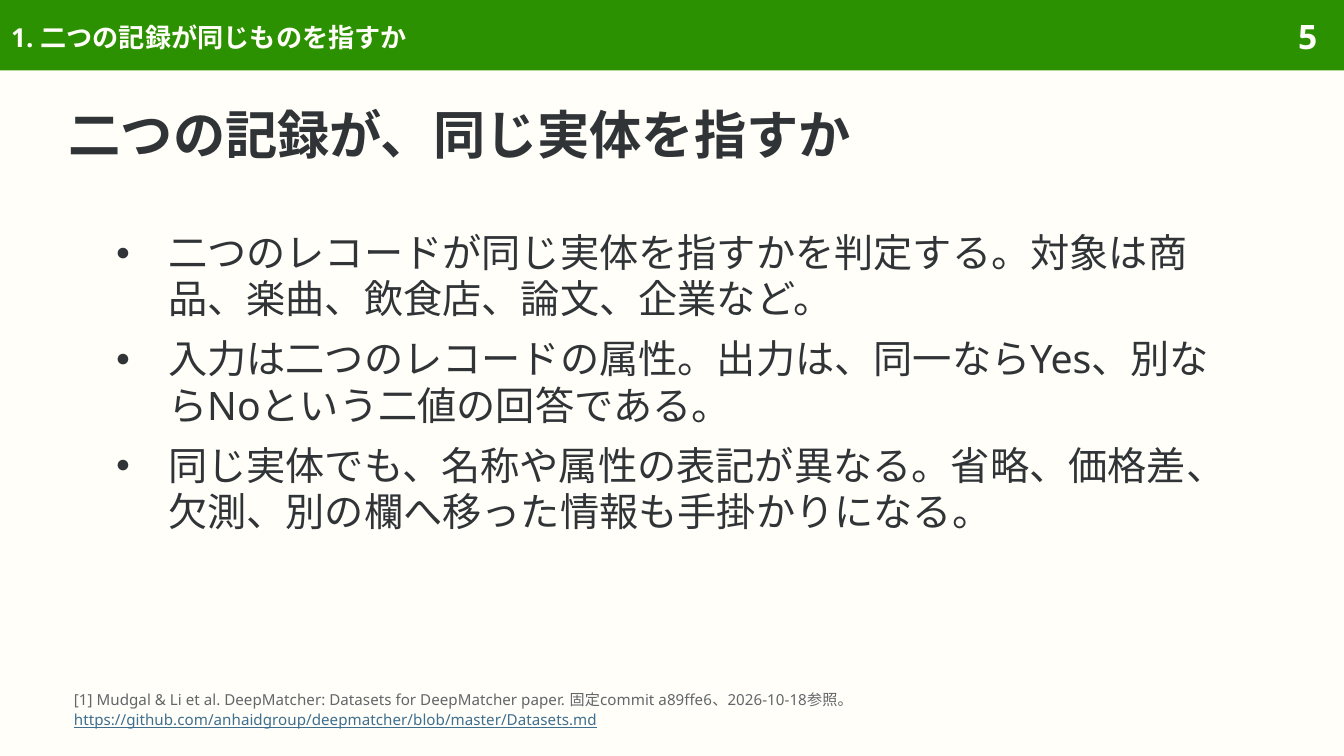
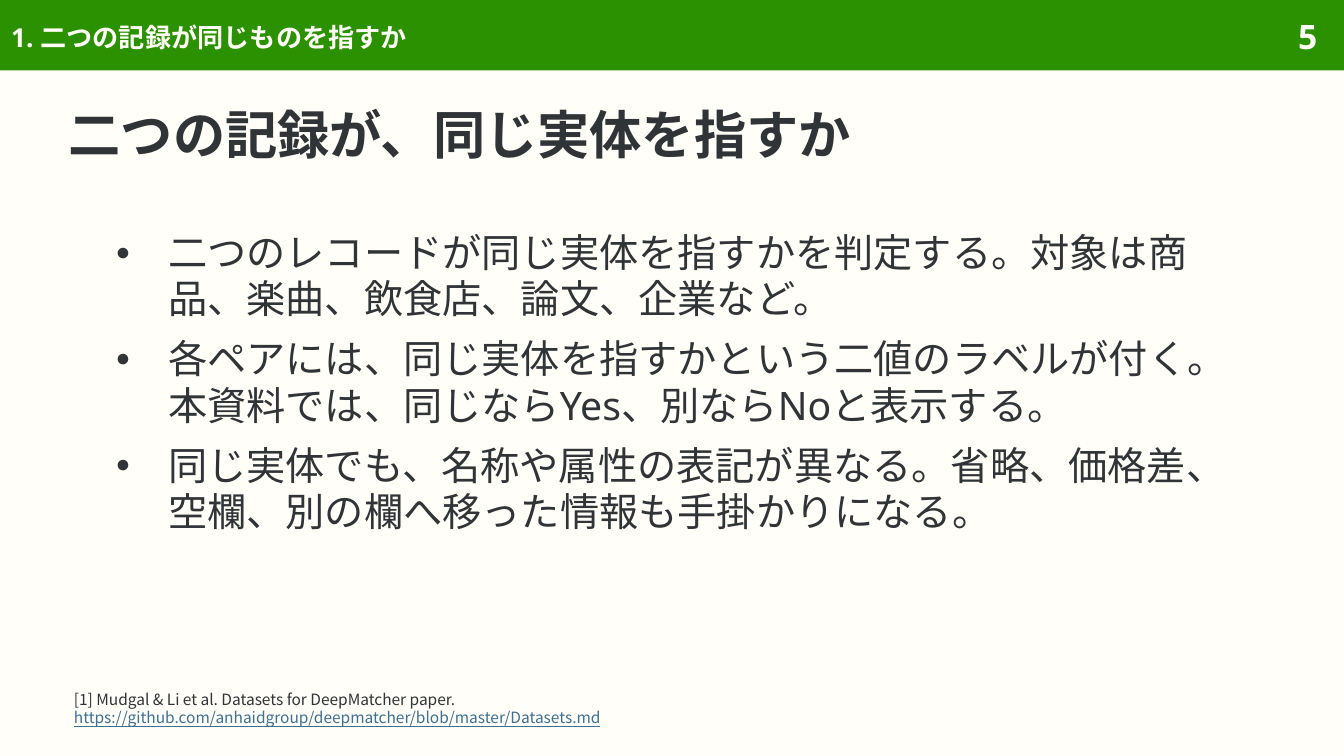
Before and after one commit to sasakiy84/datasets-in-10-minutes, a slide deck: slide 5 of slides/datasets-in-10-minutes-entity-matching.pptx. Drawn at 1344x756 pixels with LibreOffice and Linux fonts; fonts in the diff are those of the drawing. Boxes give left, top, right and bottom in pixels: in the first picture for what was removed or moved away, otherwise in the second. Text is boxed around its words. In the diff, an @@ line names an element or a change of style, - is before the commit and + after.

Commit message:
Rebuild entity matching around DeepMatcher datasets and record linkage

```diff
--- a/slides/datasets-in-10-minutes-entity-matching.pptx
+++ b/slides/datasets-in-10-minutes-entity-matching.pptx
@@ text at (168,340,1226,530): text changed @@
-● 入力は二つのレコードの属性。出力は、同一ならYes、別ならNoという二値の回答である。
-● 同じ実体でも、名称や属性の表記が異なる。省略、価格差、欠測、別の欄へ移った情報も手掛かりになる。
+● 各ペアには、同じ実体を指すかという二値のラベルが付く。本資料では、同じならYes、別ならNoと表示する。
+● 同じ実体でも、名称や属性の表記が異なる。省略、価格差、空欄、別の欄へ移った情報も手掛かりになる。
@@ text at (74,692,456,709): text changed; size 8.1 to 8.3 pt; font Noto Sans to Noto Sans CJK JP; text colour #626669 to #303437 @@
-[1] Mudgal & Li et al. DeepMatcher: Datasets for DeepMatcher paper. 固定commit a89ffe6、2026-10-18参照。
+[1] Mudgal & Li et al. Datasets for DeepMatcher paper.
@@ text at (74,708,601,727): size 8.1 to 8.3 pt, font Noto Sans to Noto Sans CJK JP in "https://github.com/anhaidgroup/deepmatcher/blob/master/Datas ..."; line spacing 9.4pt to 1 @@
```
Also in this commit, not shown: 44 other slides changed, 5 slides added, 13 slides removed, 44 other files.
